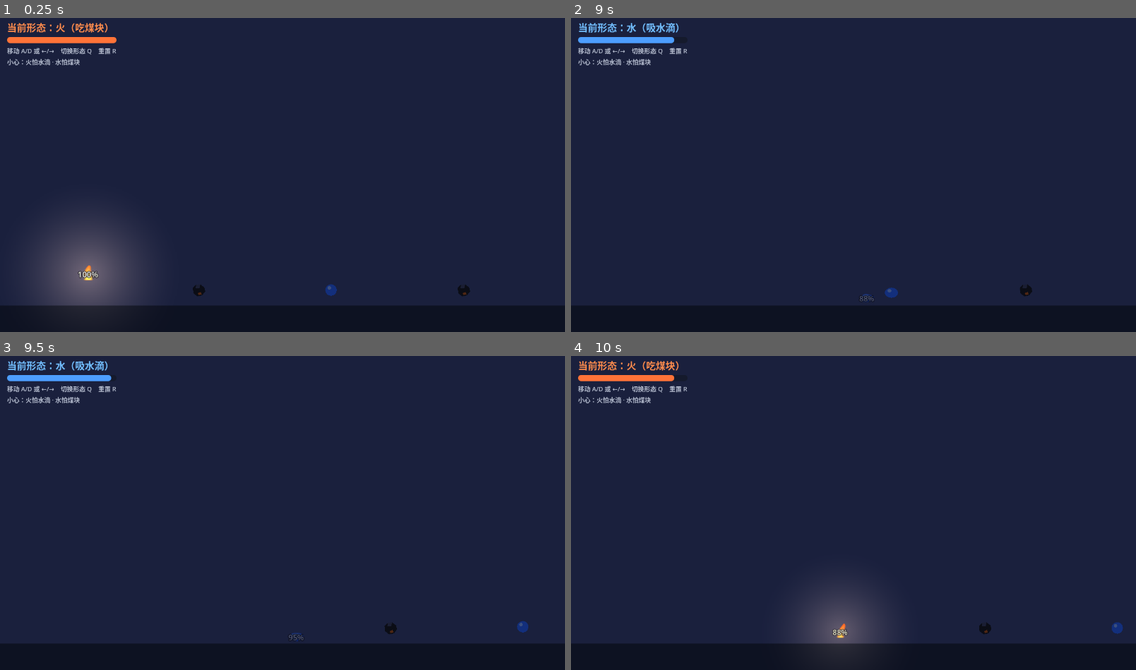
Above: before the commit, frames 1-4 (two rows, left to right).
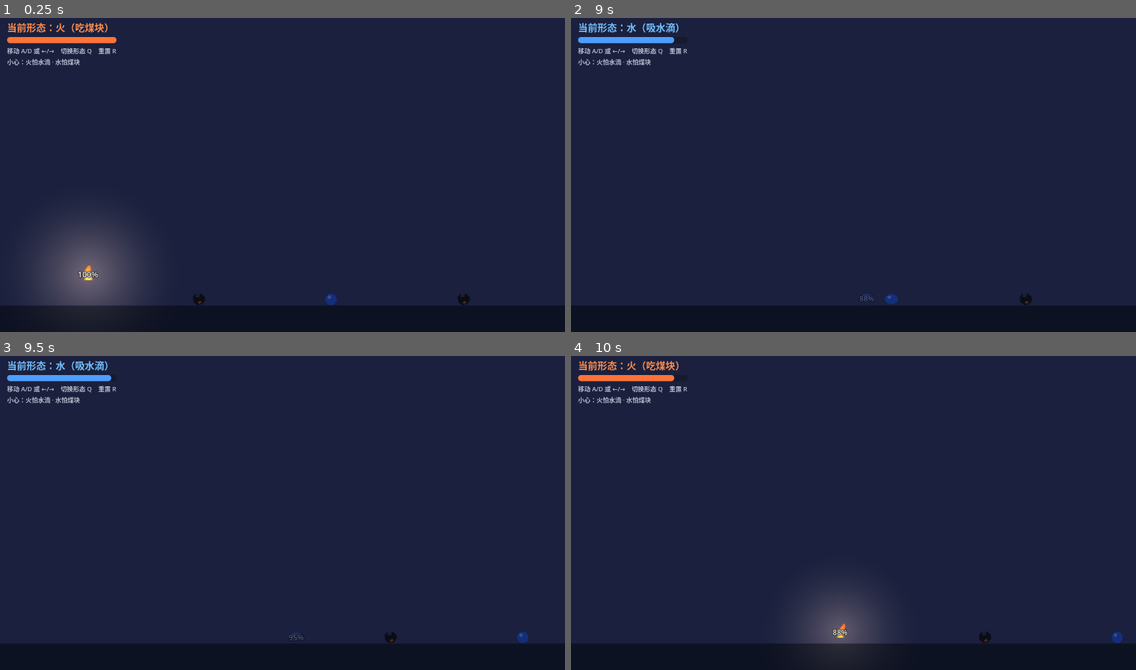
Above: after the commit, the same moments.

Repository: wov/elements
Game: Godot game, scene res://scenes/main.tscn
Same seed, same stepped clock (60 frames per second), same inputs: the game is played once before the commit and once after it.
Inputs:
- Up to frame 1 (0.25 s): no input
- Up to frame 2 (9 s): hold Q (switch_form) 0.53-1.28 s; hold D (move_right) 0.53-2.03 s; tap Enter at 1.25 s; tap Q (switch_form) every 1.5 s from 1.35 to 8.85 s; hold A (move_left) 2.03-2.78 s; hold Q (switch_form) 2.03-2.78 s; tap R (reset) at 2.75, 5, 7.25 s; hold D (move_right) 2.78-4.28 s; hold Q (switch_form) 3.53-4.28 s; hold A (move_left) 4.28-5.03 s; hold D (move_right) 5.03-5.78 s; hold Q (switch_form) 5.03-5.78 s; hold A (move_left) 5.78-7.28 s; hold Q (switch_form) 6.53-7.28 s; hold D (move_right) from 7.28 s (still down); hold Q (switch_form) 8.03-8.78 s
- Up to frame 3 (9.5 s): keep holding D (move_right)
- Up to frame 4 (10 s): release D (move_right) at 9.53 s; hold A (move_left) from 9.53 s (still down); hold Q (switch_form) from 9.53 s (still down)

The runs differ from the first frame. In frame 1, 0.3% of the frame differs, in the area x 34-84%, y 84-92%; in frame 2, 0.2%; in frame 3, 0.2%; in frame 4, 0.2%.

Commit message:
道具落地：去掉水滴悬浮晃动，煤块/水滴都静止放在地面上

Diff:
--- a/scenes/main.tscn
+++ b/scenes/main.tscn
@@ -54,28 +54,28 @@
 color = Color(0.13, 0.15, 0.22, 1)
 
 [node name="Coal1" parent="Level" instance=ExtResource("3_pickup")]
-position = Vector2(450, 626)
+position = Vector2(450, 646)
 
 [node name="WaterDrop1" parent="Level" instance=ExtResource("3_pickup")]
-position = Vector2(750, 626)
+position = Vector2(750, 646)
 kind = 1
 
 [node name="Coal2" parent="Level" instance=ExtResource("3_pickup")]
-position = Vector2(1050, 626)
+position = Vector2(1050, 646)
 
 [node name="WaterDrop2" parent="Level" instance=ExtResource("3_pickup")]
-position = Vector2(1350, 626)
+position = Vector2(1350, 646)
 kind = 1
 
 [node name="Coal3" parent="Level" instance=ExtResource("3_pickup")]
-position = Vector2(1650, 626)
+position = Vector2(1650, 646)
 
 [node name="WaterDrop3" parent="Level" instance=ExtResource("3_pickup")]
-position = Vector2(1950, 626)
+position = Vector2(1950, 646)
 kind = 1
 
 [node name="Coal4" parent="Level" instance=ExtResource("3_pickup")]
-position = Vector2(2200, 626)
+position = Vector2(2200, 646)
 
 [node name="ExitGate" parent="Level" instance=ExtResource("4_exit")]
 position = Vector2(2380, 614)
--- a/scripts/pickup.gd
+++ b/scripts/pickup.gd
@@ -1,6 +1,7 @@
 class_name ElementPickup
 extends Area2D
 ## 场景补给与相克交互（全部用多边形 + 补间动画，无粒子）：
+## 道具静止地放在地面上，不悬浮、不晃动。
 ## - 煤块 × 火：播放「吃煤」动画并补充元素量，煤块消失
 ## - 煤块 × 水：水量被煤块吸走一部分（煤块不消失，有吸收间隔）
 ## - 水滴 × 水：靠近会被吸附飞来，融合后补充元素量
@@ -24,13 +25,10 @@
 var _consumed := false
 var _absorb_timer := 0.0
 var _attract_speed := 0.0
-var _bob_tween: Tween
 
 
 func _ready() -> void:
 	_build_visual()
-	if kind == Kind.WATER:
-		_start_bob()
 	body_entered.connect(_on_body_entered)
 
 
@@ -91,12 +89,6 @@
 		var angle := TAU * float(i) / 16.0
 		points.append(Vector2(cos(angle) * radius, sin(angle) * radius))
 	return points
-
-
-func _start_bob() -> void:
-	_bob_tween = create_tween().set_loops()
-	_bob_tween.tween_property(_visual, "position:y", -5.0, 0.8).set_trans(Tween.TRANS_SINE).set_ease(Tween.EASE_IN_OUT)
-	_bob_tween.tween_property(_visual, "position:y", 5.0, 0.8).set_trans(Tween.TRANS_SINE).set_ease(Tween.EASE_IN_OUT)
 
 
 ## 飞出的动画节点挂到当前场景（无主场景的测试环境下挂到父节点兜底）。
@@ -217,8 +209,6 @@
 ## 融合：水滴一头扎进玩家，泛起一圈涟漪。
 func _merge(player: Player) -> void:
 	_consumed = true
-	if _bob_tween and _bob_tween.is_valid():
-		_bob_tween.kill()
 	player.add_amount(restore_amount)
 	_spawn_ripple(global_position)
 	var tween := create_tween()
@@ -244,8 +234,6 @@
 ## 火碰到水滴：水滴化作一小团蒸汽升走。
 func _steam_pop() -> void:
 	_consumed = true
-	if _bob_tween and _bob_tween.is_valid():
-		_bob_tween.kill()
 	var steam := Polygon2D.new()
 	steam.polygon = _circle_points(6.0)
 	steam.color = Color(0.9, 0.94, 1.0, 0.6)
